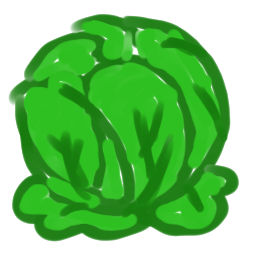
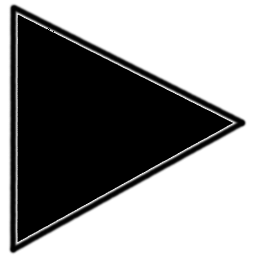
Comparing the layer stacks of the two w=256, h=256 images. Changes:
added layer "Paint Layer 5" above "Paint Layer 4" over [8, 3, 247, 255]
hid "Paint Layer 4", painted on it over [8, 3, 247, 255]
